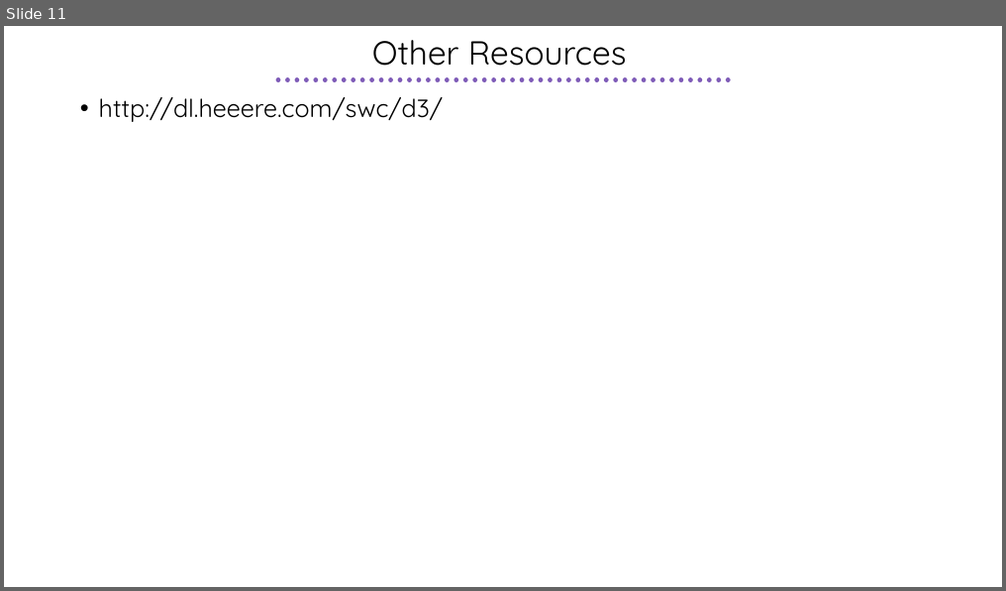
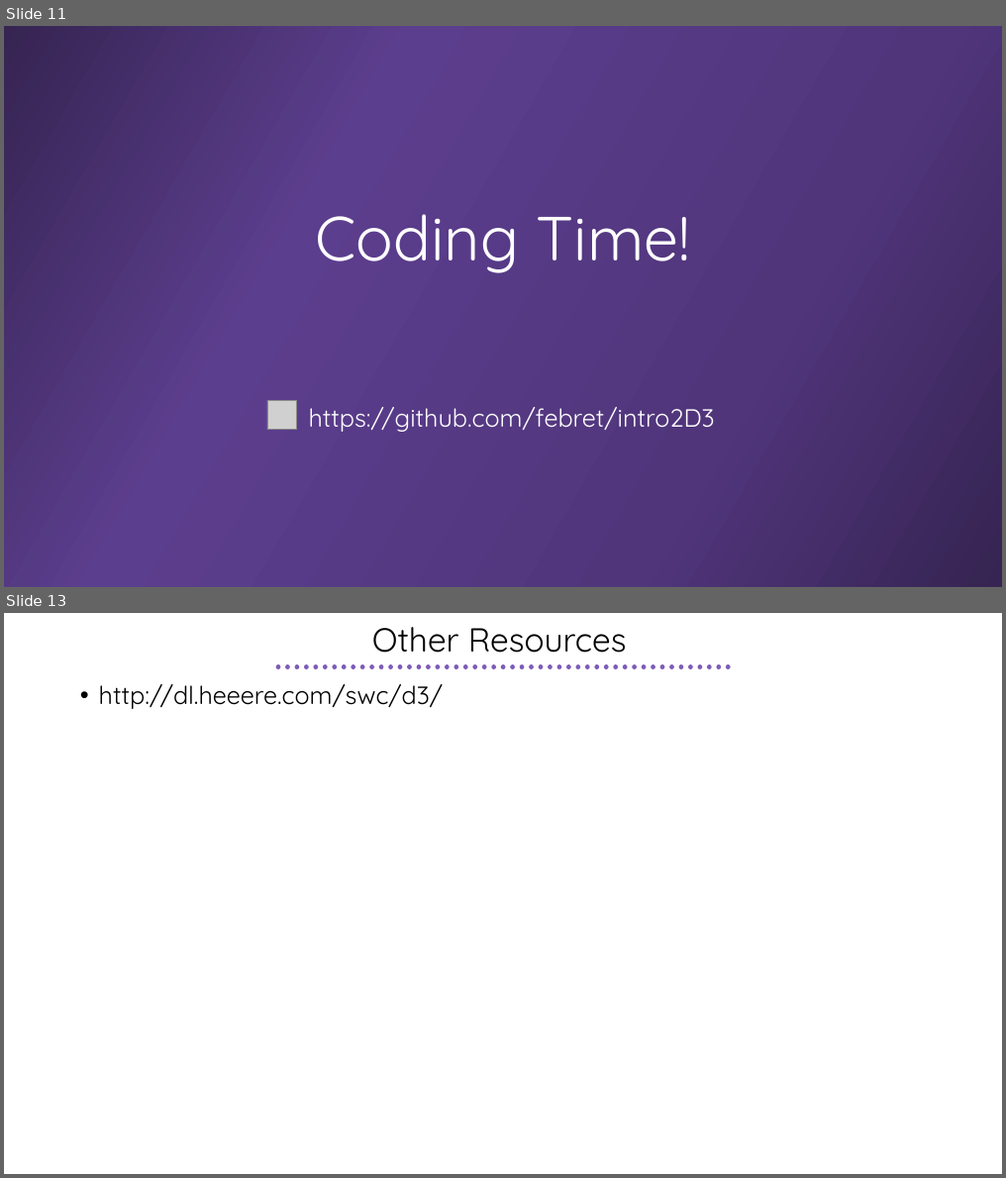
Before and after one commit to febret/intro2D3, a slide deck: Intro2D3.pptx. Shown one above the other, each under a label of ours: slide 11 before the commit, slides 11 and 13 after it; the slides between them are not shown. The pictures are 1006x591 and 1006x1178 pixels, drawn with LibreOffice and Linux fonts; fonts in the diff are those of the drawing; grey boxes stand for pictures. Boxes give left, top, right and bottom in pixels: in the first picture for what was removed or moved away, otherwise in the second. Text is boxed around its words. In the diff, an @@ line names an element or a change of style, - is before the commit and + after.

```diff
--- a/Intro2D3.pptx
+++ b/Intro2D3.pptx
@@ slide 11 added at (4, 26, 1002, 587), background gradient #362452 to #5C3E8E to #50357B @@
@@ title added at (316, 214, 691, 274), 60 pt, text #FFFFFF @@
+Coding Time!
@@ picture added at (267, 401, 297, 430) @@
@@ subtitle added at (309, 407, 715, 432), 24 pt, text #FFFFFF @@
+https://github.com/febret/intro2D3
@@ what was slide 11 is now slide 13 @@
```
Also in this commit, not shown: 4 slides changed, 3 other slides added, 2 slides removed.
